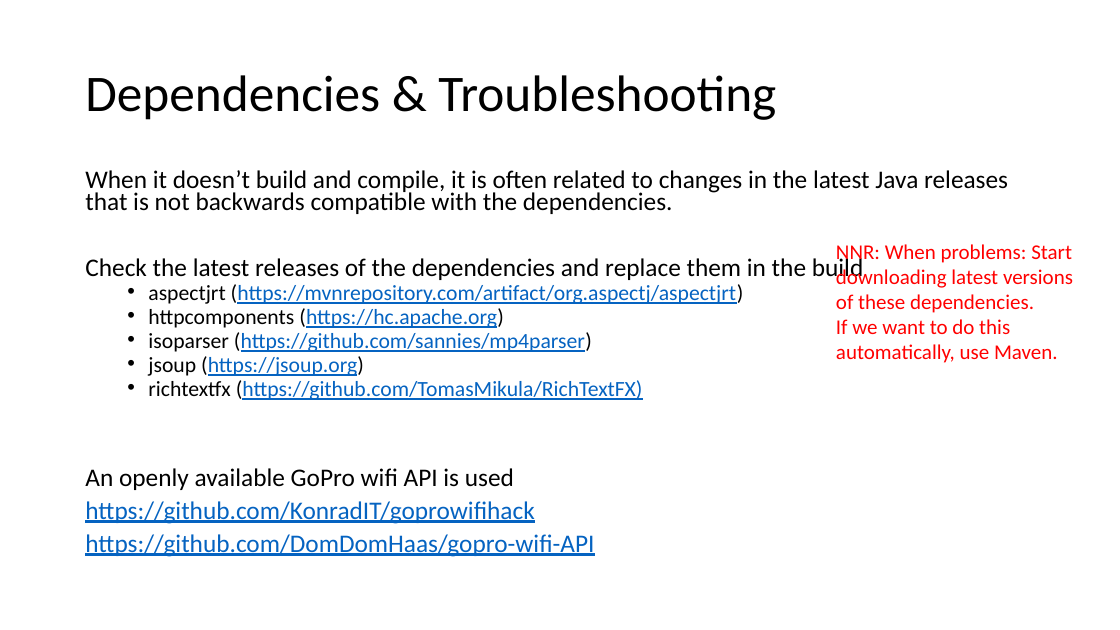
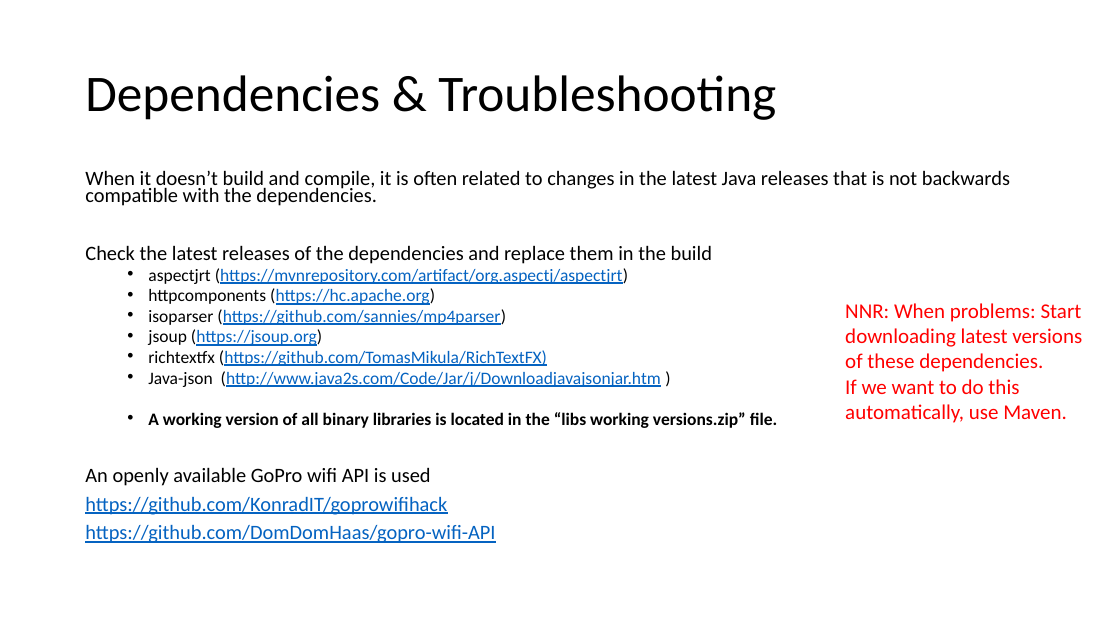
Before and after one commit to ratnick/GoPro-Notetaker-tool, a slide deck: slide 4 of ViNo Get Started DEVELOPMENT V4.0.pptx. Drawn at 1120x630 pixels with LibreOffice and Linux fonts; fonts in the diff are those of the drawing. Boxes give left, top, right and bottom in pixels: in the first picture for what was removed or moved away, otherwise in the second. Text is boxed around its words. In the diff, an @@ line names an element or a change of style, - is before the commit and + after.

Commit message:
Included a binary version of all used libraries. They will have to be extracted and installed properly to work.

```diff
--- a/ViNo Get Started DEVELOPMENT V4.0.pptx
+++ b/ViNo Get Started DEVELOPMENT V4.0.pptx
@@ text at (85,170,1010,543): size 21.7 to 17.5 pt in "When it doesn’t build and compile, it ...", "Check the latest releases of the dependencies ...", "An openly available GoPro wifi API is ...", "https://github.com/KonradIT/goprowifihack" and 1 more places; size 18.6 to 15 pt in "aspectjrt (https://mvnrepository.com/artifact/org.aspectj/as ...", "httpcomponents (https://hc.apache.org)", "isoparser (https://github.com/sannies/mp4parser)", "jsoup (https://jsoup.org)" and 1 more places @@
@@ text "NNR: When problems: Start downloading ...": place and size @@
-text "NNR: When problems: Start downloading ..." at (836,244,1073,363)
+text "NNR: When problems: Start downloading ..." at (845,303,1082,423)
@@ text at (148,371,777,428): paragraphs added @@
+  • Java-json (http://www.java2s.com/Code/Jar/j/Downloadjavajsonjar.htm )
+  • A working version of all binary libraries is located in the “libs working versions.zip” file.
```
Also in this commit, not shown: 2 other slides changed, 2 other files.
